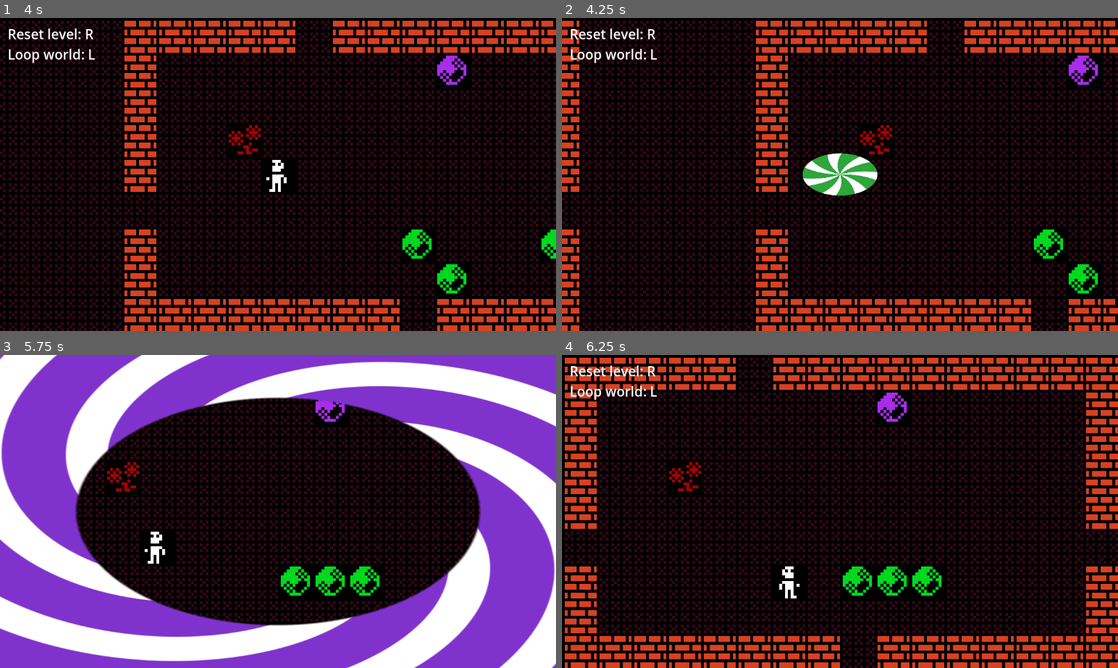
Above: before the commit, frames 1-4 (two rows, left to right).
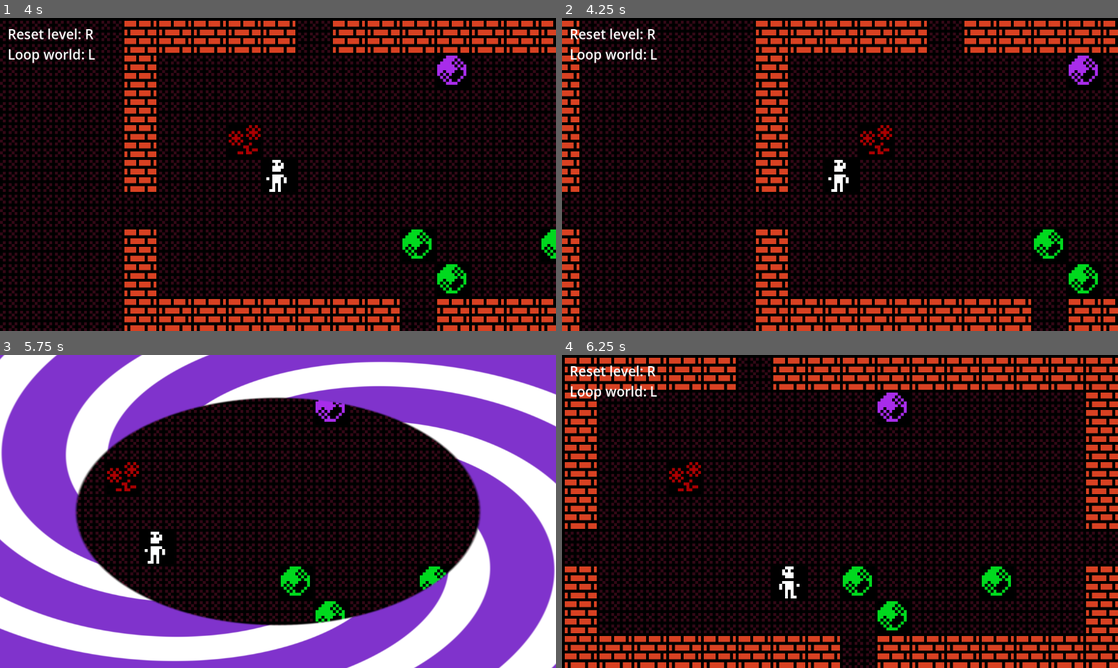
Above: after the commit, the same moments.

Repository: janhrastnik/gmtk2025
Game: Godot game, scene res://scenes/room_resolution_test.tscn
Same seed, same stepped clock (60 frames per second), same inputs: the game is played once before the commit and once after it.
Inputs:
- Up to frame 1 (4 s): tap Enter at 0.5 s; hold D (right) 0.53-1.28 s; hold C (camera_toggle) 0.53-1.28 s; hold S (down) 1.28-2.03 s; tap L (loop) at 1.35, 2.85 s; hold D (right) 2.03-2.78 s; hold C (camera_toggle) 2.03-2.78 s; hold W (up) 2.78-3.53 s; hold A (left) from 3.53 s (still down); hold C (camera_toggle) from 3.53 s (still down)
- Up to frame 2 (4.25 s): keep holding A (left); keep holding C (camera_toggle); tap R (reset) at 4.15 s
- Up to frame 3 (5.75 s): release C (camera_toggle) at 4.28 s; tap L (loop) at 4.35 s; release A (left) at 5.03 s; hold S (down) from 5.03 s (still down); hold C (camera_toggle) from 5.03 s (still down)
- Up to frame 4 (6.25 s): release S (down) at 5.78 s; release C (camera_toggle) at 5.78 s; hold D (right) from 5.78 s (still down); tap L (loop) at 5.85 s

Frame 1 is identical in both runs. In frame 2, 1.4% of the frame differs, in the area x 43-57%, y 43-57%; in frame 3, 1.3%; in frame 4, 1.6%, in the area x 56-82%, y 67-89%.

Commit message:
Reset ability tile

Diff:
--- /dev/null
+++ b/scenes/interactable/reset_ability_tile.gd
@@ -0,0 +1,7 @@
+extends Node2D
+
+
+func _on_area_2d_area_entered(area: Area2D) -> void:
+	var parent = area.get_parent()
+	if parent is Player:
+		parent.can_reset = true
--- /dev/null
+++ b/scenes/interactable/reset_ability_tile.tscn
@@ -0,0 +1,17 @@
+[gd_scene load_steps=3 format=3 uid="uid://v03bgudll14b"]
+
+[ext_resource type="Script" uid="uid://dsr01o5vusn1h" path="res://scenes/interactable/reset_ability_tile.gd" id="1_856vj"]
+
+[sub_resource type="RectangleShape2D" id="RectangleShape2D_f4t0r"]
+size = Vector2(10, 10)
+
+[node name="ResetAbilityTile" type="Node2D"]
+script = ExtResource("1_856vj")
+
+[node name="Area2D" type="Area2D" parent="."]
+
+[node name="CollisionShape2D" type="CollisionShape2D" parent="Area2D"]
+position = Vector2(6, 6)
+shape = SubResource("RectangleShape2D_f4t0r")
+
+[connection signal="area_entered" from="Area2D" to="." method="_on_area_2d_area_entered"]
--- a/scenes/player/player.gd
+++ b/scenes/player/player.gd
@@ -5,6 +5,8 @@
 var can_move_down = true
 var can_move_left = true
 var can_move_right = true
+
+var can_reset = false
 
 var starting_level_position = Vector2.ZERO
 @export var starting_loop_position: Vector2 = Vector2.ZERO
@@ -107,7 +109,7 @@
 	sound_module.play_bonk_sound_maybe(move_vector)
 
 func _input(event: InputEvent) -> void:
-	if event.is_action_pressed("reset"):
+	if event.is_action_pressed("reset") and can_reset:
 		vfx.play_reset_animation()
 		# wait for the animation to do its thing
 		await get_tree().create_timer(1).timeout
Not shown, added: scenes/interactable/reset_ability_tile.gd.uid
